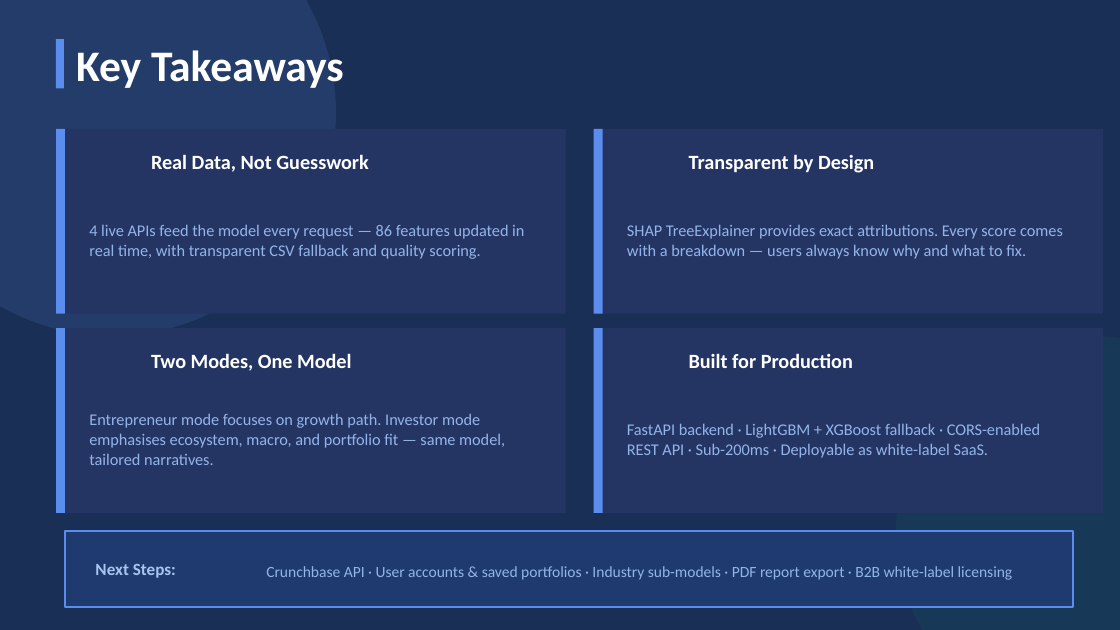
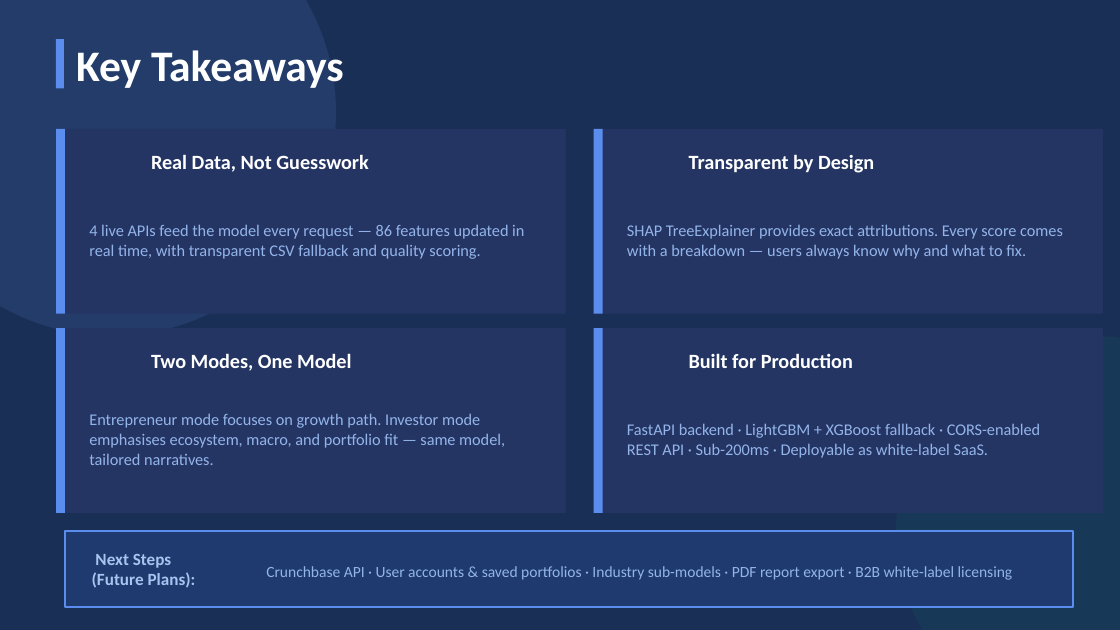
Before and after one commit to lilibethlangat/Opportunity_Scout_AI, a slide deck: slide 21 of Opportunity_Scout_AI_Presentation.pptx. Drawn at 1120x630 pixels with LibreOffice and Linux fonts; fonts in the diff are those of the drawing. Boxes give left, top, right and bottom in pixels: in the first picture for what was removed or moved away, otherwise in the second. Text is boxed around its words. In the diff, an @@ line names an element or a change of style, - is before the commit and + after.

Commit message:
Presentation Updates

```diff
--- a/Opportunity_Scout_AI_Presentation.pptx
+++ b/Opportunity_Scout_AI_Presentation.pptx
@@ text at bbox=[92, 554, 196, 587]: text changed @@
-Next Steps:
+Next Steps
+(Future Plans):
```
Also in this commit, not shown: 1 other slide changed, 14 other files.
